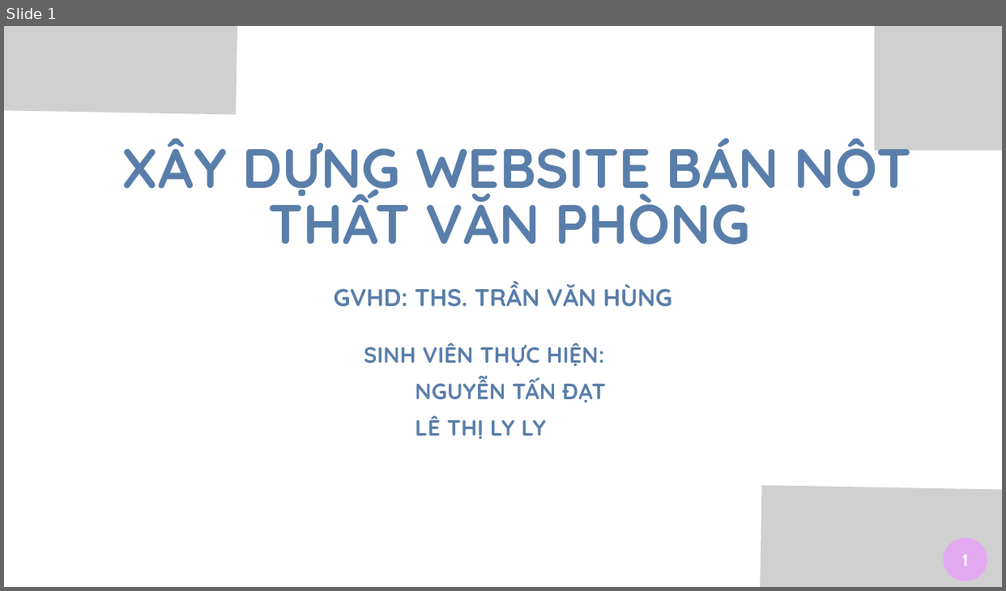
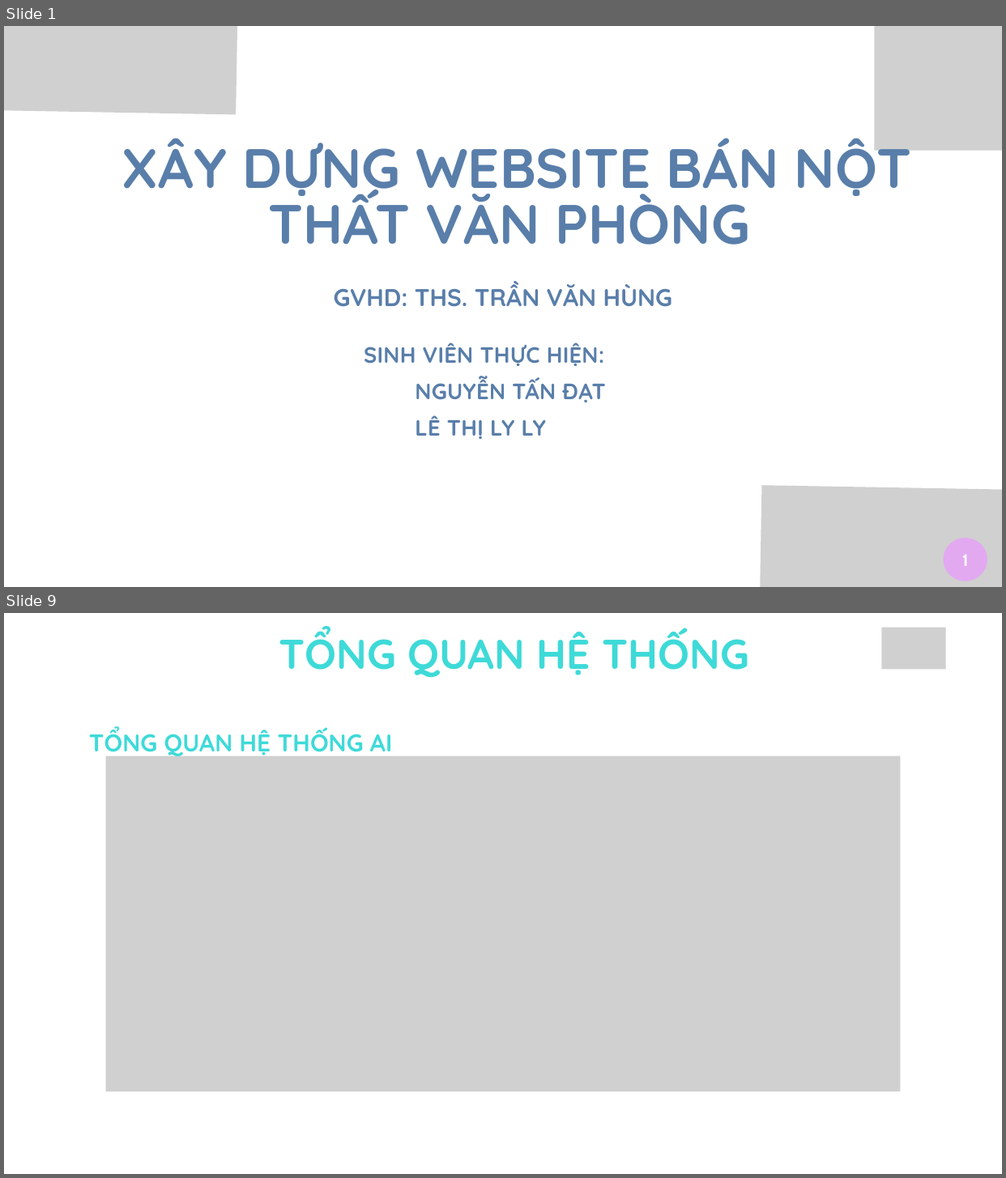
Before and after one commit to tandat8503/web-ecommerce, a slide deck: NguyenTanDat_DH52110780_LeThiLyLy_DH52104298.pptx. Shown one above the other, each under a label of ours: slide 1 before the commit, slides 1 and 9 after it; the slides between them are not shown. The pictures are 1006x591 and 1006x1178 pixels, drawn with LibreOffice and Linux fonts; fonts in the diff are those of the drawing; grey boxes stand for pictures. Boxes give left, top, right and bottom in pixels: in the first picture for what was removed or moved away, otherwise in the second. Text is boxed around its words. In the diff, an @@ line names an element or a change of style, - is before the commit and + after.

```diff
--- a/NguyenTanDat_DH52110780_LeThiLyLy_DH52104298.pptx
+++ b/NguyenTanDat_DH52110780_LeThiLyLy_DH52104298.pptx
@@ slide 9 added at box(4, 613, 1002, 1174), background #FFFFFF @@
@@ text added at box(279, 626, 748, 678), 60 pt, text #3EDAD8, bold @@
+TỔNG QUAN HỆ THỐNG
@@ picture added at box(882, 628, 946, 670) @@
@@ text added at box(89, 726, 392, 759), 35 pt, text #3EDAD8, bold @@
+TỔNG QUAN HỆ THỐNG AI
@@ picture added at box(106, 756, 900, 1092) @@
```
Also in this commit, not shown: 10 slides changed, 1 other slide added, 2 slides removed, 2 other files.
